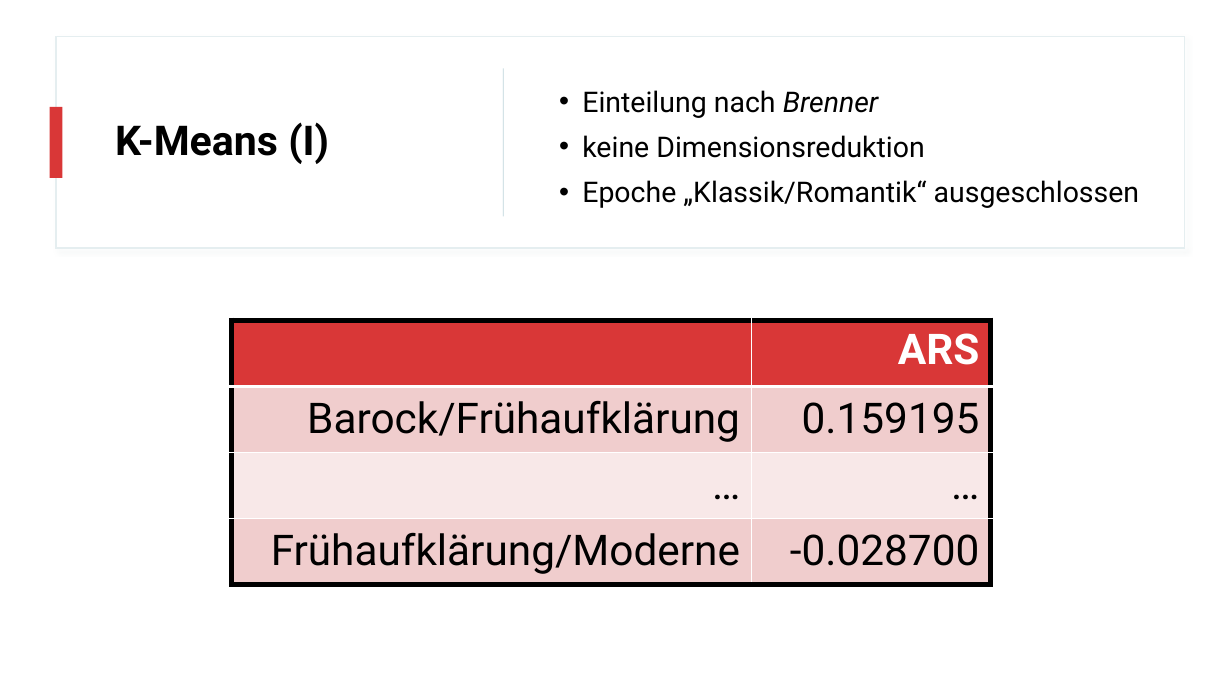
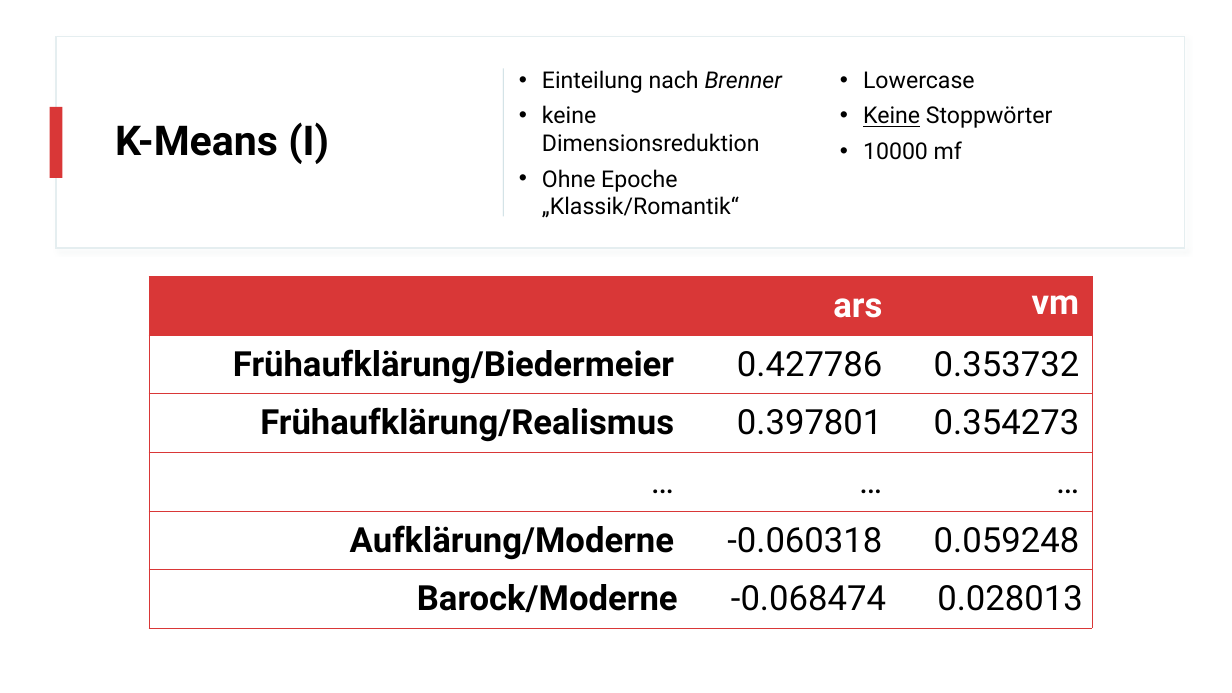
Before and after one commit to realjanpaulus/clusterpoems, a slide deck: slide 17 of literature & presentation/clustering_presentation.pptx. Drawn at 1232x693 pixels with LibreOffice and Linux fonts; fonts in the diff are those of the drawing. Boxes give left, top, right and bottom in pixels: in the first picture for what was removed or moved away, otherwise in the second. Text is boxed around its words. In the diff, an @@ line names an element or a change of style, - is before the commit and + after.

Commit message:
edit: presentation

```diff
--- a/literature & presentation/clustering_presentation.pptx
+++ b/literature & presentation/clustering_presentation.pptx
@@ text "Einteilung nach Brenner": place and size @@
-text "Einteilung nach Brenner" at (582,90,1140,208)
+text "Einteilung nach Brenner" at (542,70,1053,218)
@@ text "Einteilung nach Brenner" at (542,70,1053,218): columns 1 to 2 @@
@@ text at (542,70,782,152): size 22.2 to 18 pt in "Einteilung nach Brenner", "keine Dimensionsreduktion"; line spacing 1.1 to 1 @@
@@ text at (542,106,1053,218): text changed; size 22.2 to 18 pt @@
-• Epoche „Klassik/Romantik“ ausgeschlossen
+• Ohne Epoche „Klassik/Romantik“
+• Lowercase
+• Keine Stoppwörter
+• 10000 mf
@@ table at (149,276,1092,628) @@
- | ARS
-Barock/Frühaufklärung | 0.159195
-… | …
-Frühaufklärung/Moderne | -0.028700
+ | ars | vm
+Frühaufklärung/Biedermeier | 0.427786 | 0.353732
+Frühaufklärung/Realismus | 0.397801 | 0.354273
+… | … | …
+Aufklärung/Moderne | -0.060318 | 0.059248
+Barock/Moderne | -0.068474 | 0.028013
@@ table: place and size @@
-table at (232,320,991,584)
+table at (149,276,1092,628)
```
Also in this commit, not shown: 4 other slides changed, 4 slides added, 2 other files.
